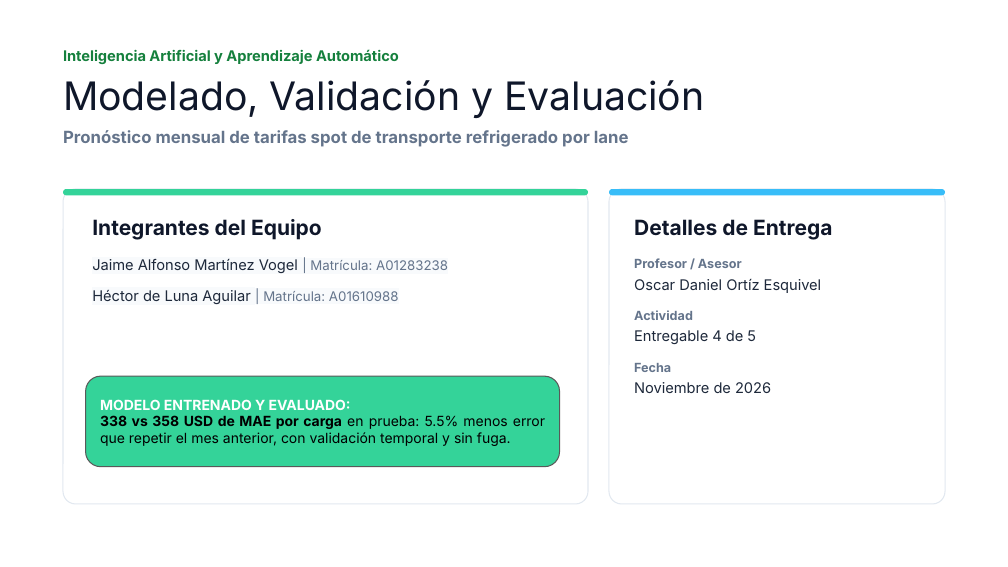
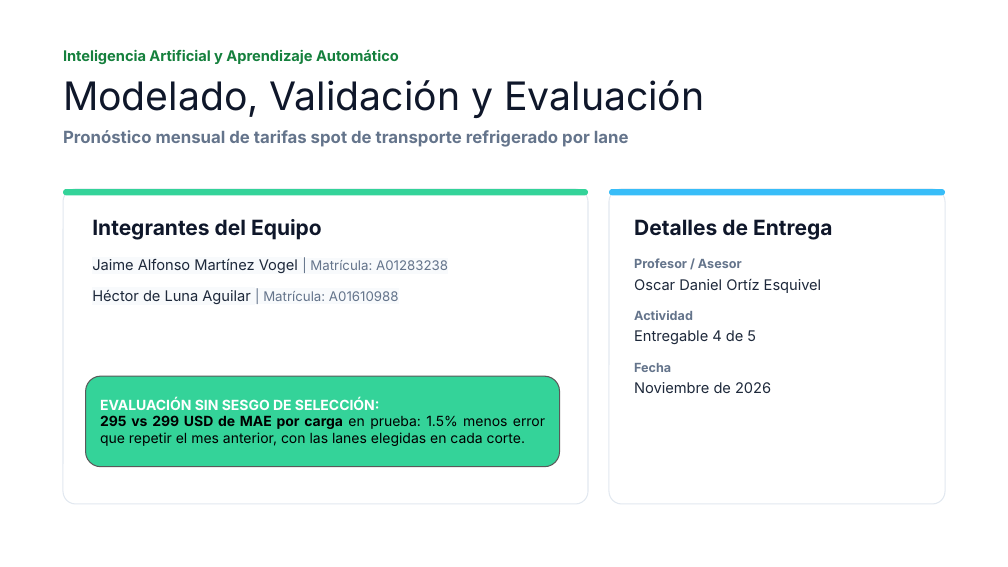
Before and after one commit to jmartinezvogel/reefer-spot-rate-forecasting, a slide deck: slide 1 of docs/ML_E4_Equipo1.pptx. Drawn at 1008x567 pixels with LibreOffice and Linux fonts; fonts in the diff are those of the drawing; background and template pictures are left out. Boxes give left, top, right and bottom in pixels: in the first picture for what was removed or moved away, otherwise in the second. Text is boxed around its words. In the diff, an @@ line names an element or a change of style, - is before the commit and + after.

Commit message:
E4: selección de lanes en cada corte y versión de datos verificada
Atiende la retroalimentación del E3:
- Las lanes se eligen en cada corte histórico usando solo los meses
  hasta ese corte (antes se usaban las 94 lanes elegidas con datos de 2026).
- El notebook verifica la copia de USDA (207,024 registros al 27-oct-2026,
  SHA-256) y documenta que la diferencia con el servidor son semanas posteriores.
- La CV elige también un factor de amortiguamiento del cambio predicho.

Prueba: MAE 295 vs 299 del baseline ingenuo (-1.5%), IC 95% 0.3% a 2.6%.

```diff
--- a/docs/ML_E4_Equipo1.pptx
+++ b/docs/ML_E4_Equipo1.pptx
@@ text in rounded rectangle at bbox=[100, 398, 545, 446]: text changed @@
-MODELO ENTRENADO Y EVALUADO:
-338 vs 358 USD de MAE por carga en prueba: 5.5% menos error que repetir el mes anterior, con validación temporal y sin fuga.
+EVALUACIÓN SIN SESGO DE SELECCIÓN:
+295 vs 299 USD de MAE por carga en prueba: 1.5% menos error que repetir el mes anterior, con las lanes elegidas en cada corte.
```
Also in this commit, not shown: 5 other slides changed, 4 other files.
